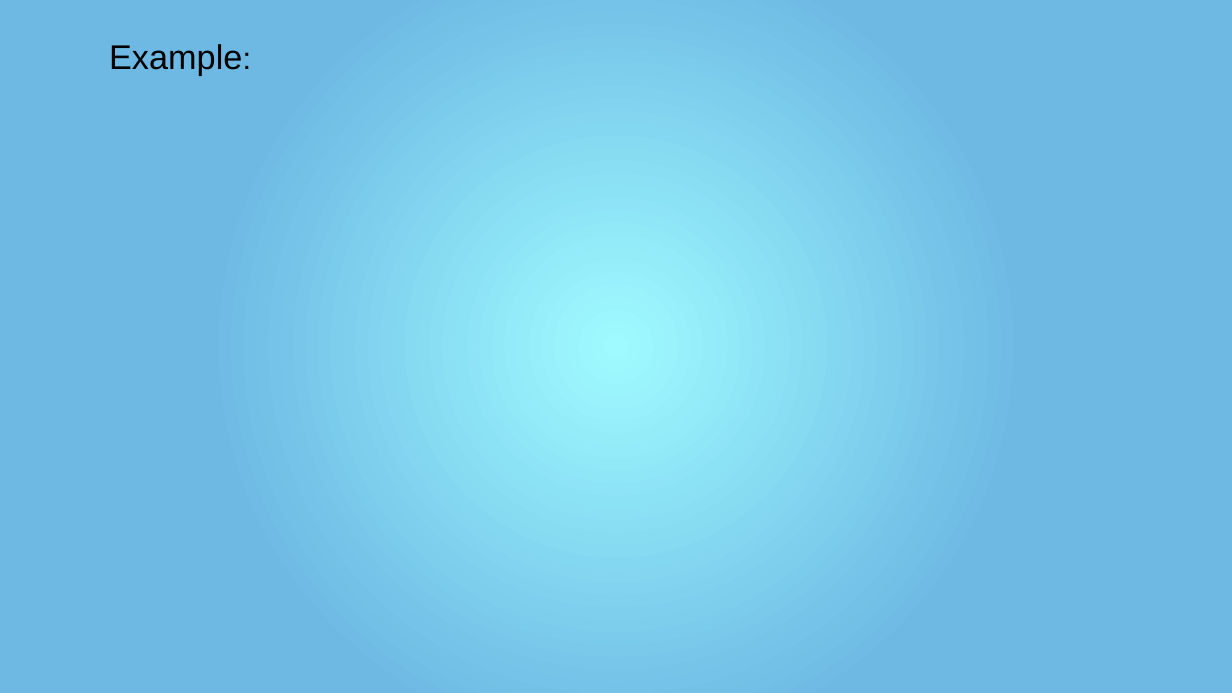
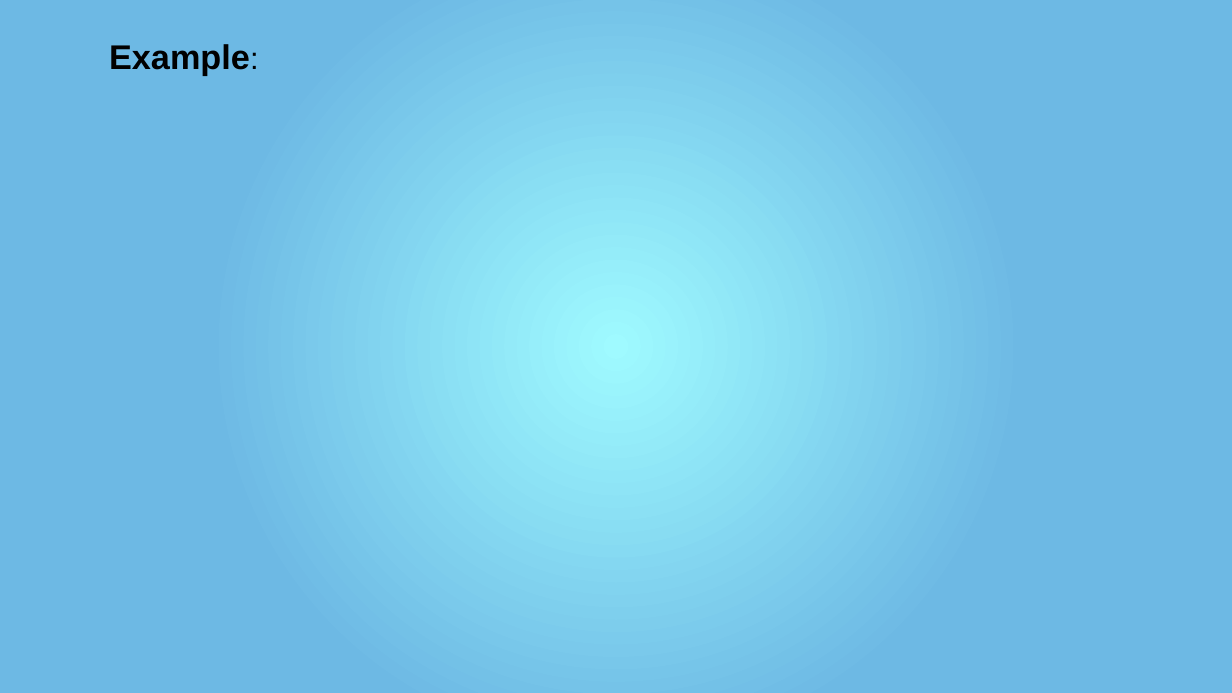
Before and after one commit to mr-speedster/seminar-presentation, a slide deck: slide 14 of Presentation.pptx (slide 7 before the commit). Drawn at 1232x693 pixels with LibreOffice and Linux fonts; fonts in the diff are those of the drawing. Boxes give left, top, right and bottom in pixels: in the first picture for what was removed or moved away, otherwise in the second. Text is boxed around its words. In the diff, an @@ line names an element or a change of style, - is before the commit and + after.

```diff
--- a/Presentation.pptx
+++ b/Presentation.pptx
@@ text "Example:" at (109, 44, 250, 75): bold on in "Example:" @@
```
Also in this commit, not shown: 9 other slides changed, 15 slides added, 1 slide removed, 1 other file.
